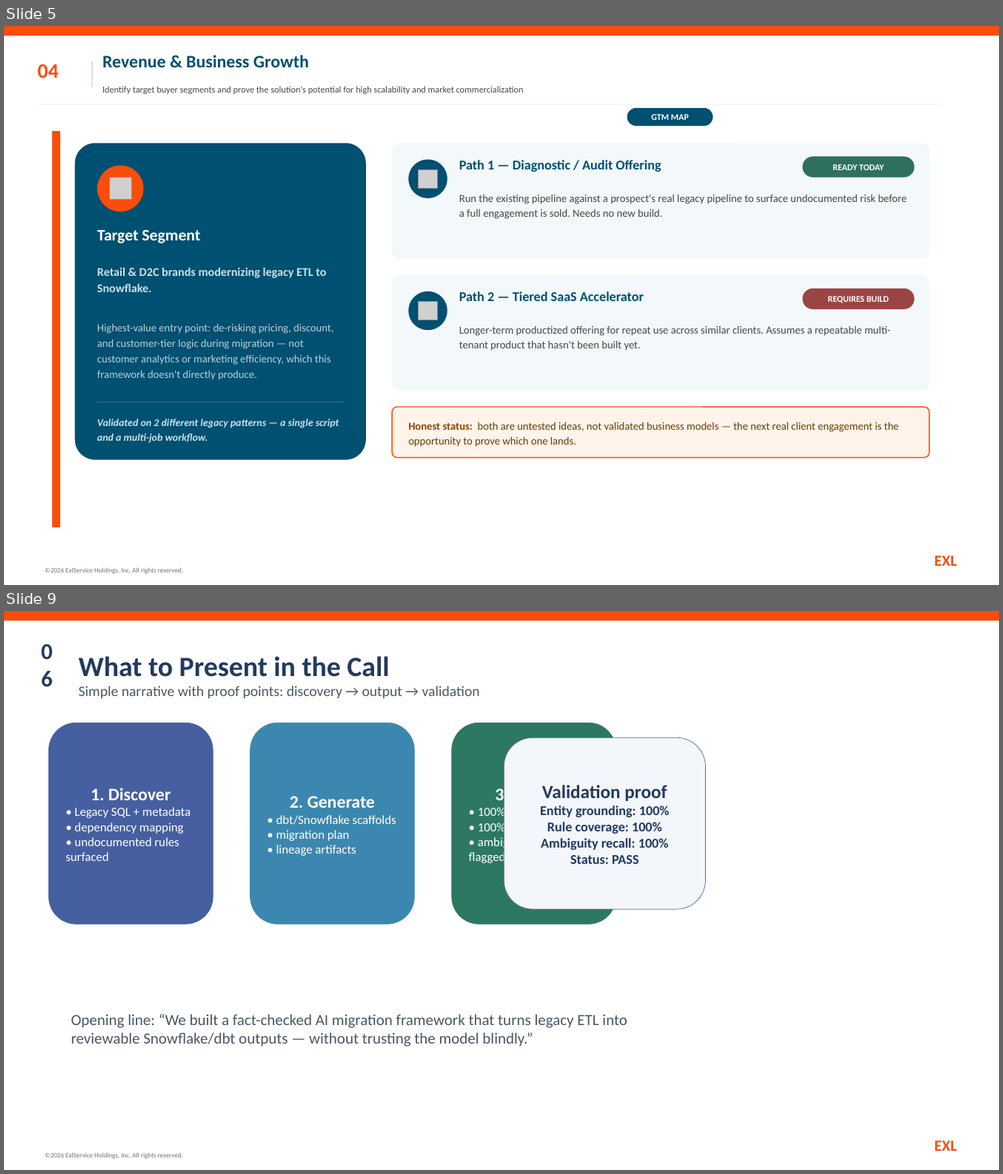
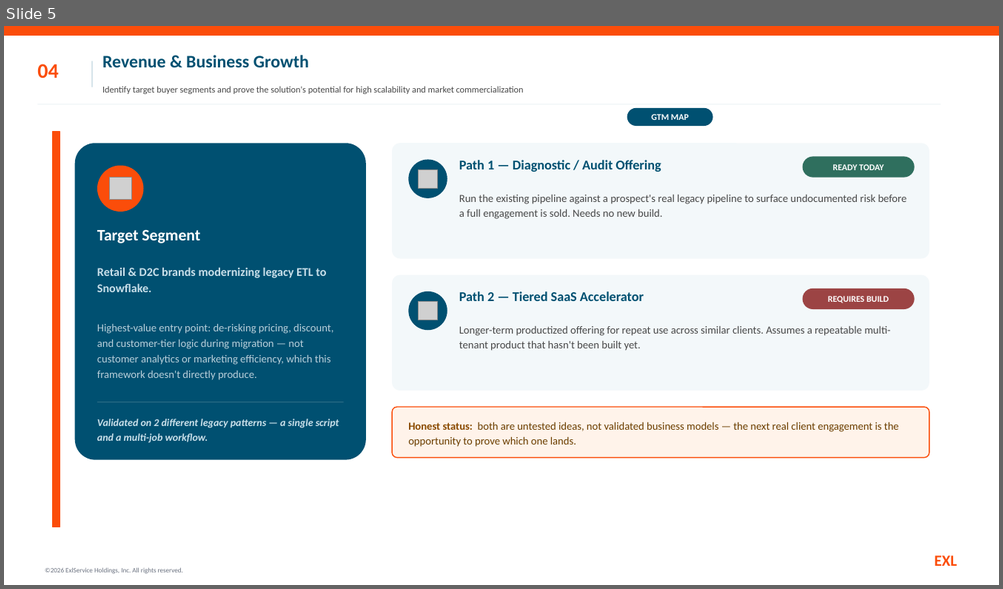
Before and after one commit to anilkpanuganti/exl-renaissance-hackathon, a slide deck: docs/Dragons_Den_Presentation_Template.pptx. Shown one above the other, each under a label of ours: slides 5 and 9 before the commit, slide 5 after it; the slides between them are not shown. The pictures are 1003x1174 and 1003x589 pixels, drawn with LibreOffice and Linux fonts; fonts in the diff are those of the drawing; grey boxes stand for pictures. Boxes give left, top, right and bottom in pixels: in the first picture for what was removed or moved away, otherwise in the second. Text is boxed around its words. In the diff, an @@ line names an element or a change of style, - is before the commit and + after.

```diff
--- a/docs/Dragons_Den_Presentation_Template.pptx
+++ b/docs/Dragons_Den_Presentation_Template.pptx
@@ slide 9 removed at (4, 611, 999, 1170), background #FFFFFF; not listed: 3 template elements that a slide beside it also shows @@
@@ text removed at (34, 633, 71, 671) @@
-06
@@ text removed at (79, 656, 389, 677) @@
-What to Present in the Call
@@ text removed at (79, 686, 480, 698) @@
-Simple narrative with proof points: discovery → output → validation
@@ rounded rectangle removed at (48, 723, 213, 924) @@
-1. Discover
-• Legacy SQL + metadata
-• dependency mapping
-• undocumented rules surfaced
@@ rounded rectangle removed at (250, 723, 415, 924) @@
-2. Generate
-• dbt/Snowflake scaffolds
-• migration plan
-• lineage artifacts
@@ rounded rectangle removed at (452, 723, 616, 924) @@
-3. Validate
-• 100% entity grounding
-• 100% rule coverage
-• ambiguous rules flagged
@@ rounded rectangle removed at (504, 738, 706, 909) @@
-Validation proof
-Entity grounding: 100%
-Rule coverage: 100%
-Ambiguity recall: 100%
-Status: PASS
@@ text removed at (71, 1014, 627, 1047) @@
-Opening line: “We built a fact-checked AI migration framework that turns legacy ETL into reviewable Snowflake/dbt outputs — without trusting the model blindly.”
```
Also in this commit, not shown: 2 slides changed, 1 slide added, 1 other slide removed.
